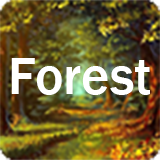
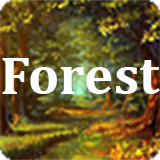
Layer changes from the first (160, 160) image to the second:
painted on "Forest" over [2, 58, 160, 95]
